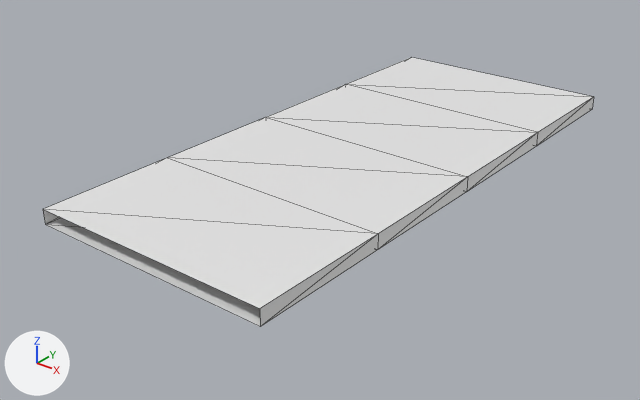
An edit to the OBJ model mesh/28/br4_elevated_lod.obj, drawn before and after from the same camera.
One viewpoint serves both versions: a 50 mm camera at (54.4, -75.0, 37.6) aimed at (-2.1, -4.4, -6.2). Arrows for +X, +Y and +Z are at lower left; the lights stay in place. Mesh edges are drawn as thin lines. Where no turn or scale is listed for an object, it has been applied to the vertices. Vertices at the same position are counted once.

Names of what the first picture shows: 'br4_elevated_lod'.
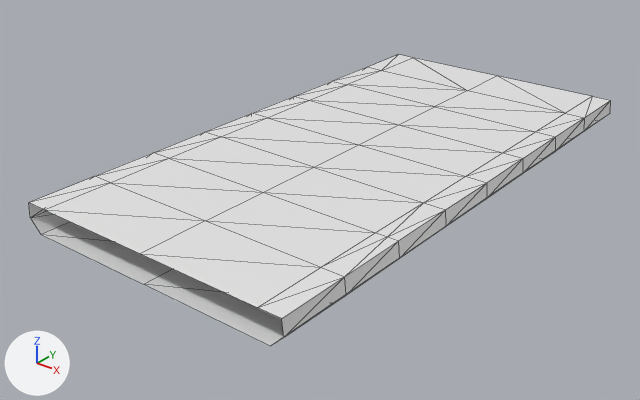
Boxes (x1, y1, x2, y2) around the edits, measured in the pictures (640 x 400 px):
'br4_elevated_lod', reshaped (8% taller): before (43, 57, 594, 327); after (29, 55, 611, 346)

What changed in the scene script:
```text
Change me_br4_elevated_lod:
    used by ob_br4_elevated_lod; location = (0.0, 0.0, 0.0)
    remove me_br4_elevated_lod.from_pydata(...)  # 20 vertices, 32 faces; spans x -14.0..14.0, y -32.0..32.0, z -2.0..-0.3
    add me_br4_elevated_lod.from_pydata(...)  # 95 vertices, 170 faces; spans x -16.4..16.4, y -32.0..32.0, z -3.4..-0.3
    me_br4_elevated_lod part 1: the whole mesh is rebuilt
```
